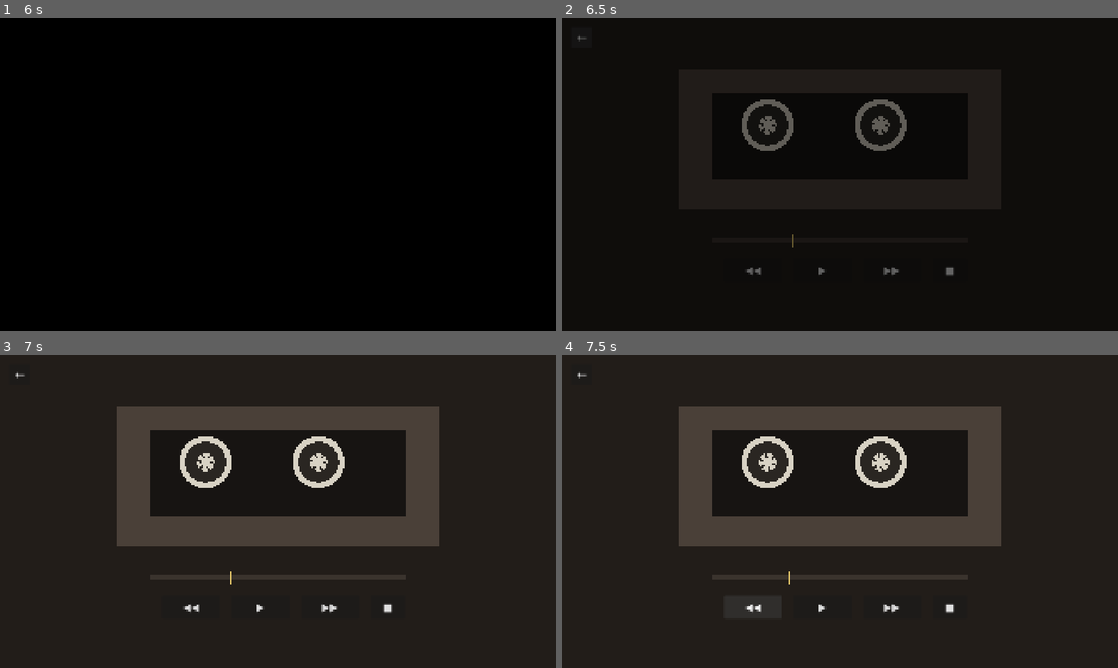
Above: before the commit, frames 1-4 (two rows, left to right).
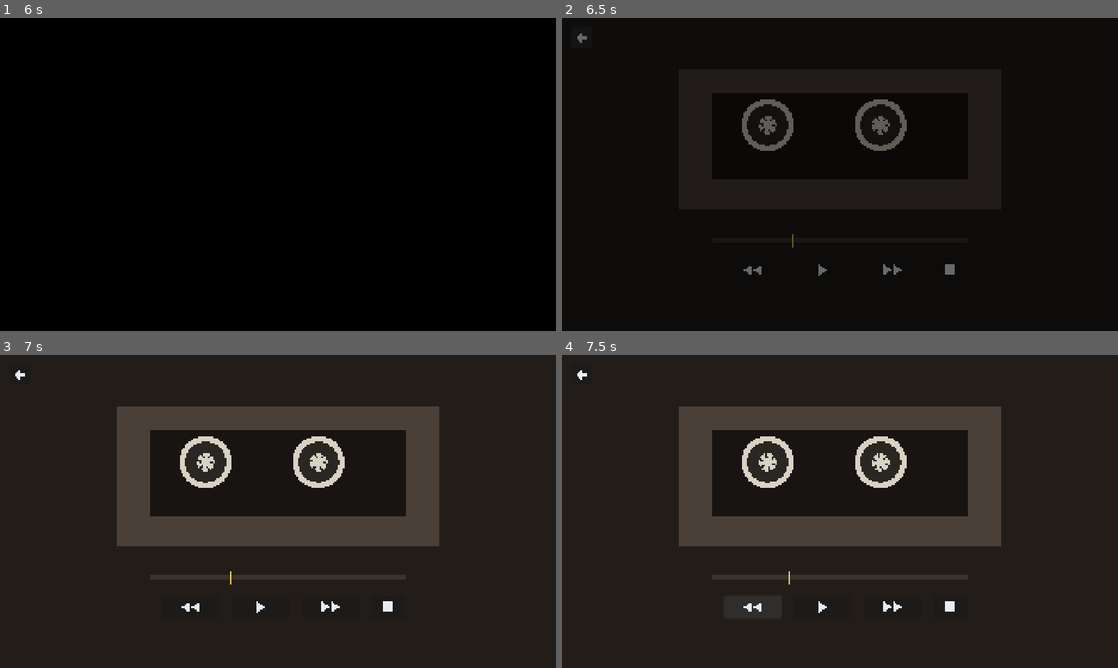
Above: after the commit, the same moments.

Repository: zhr0451/memory
Game: Godot game, scene res://features/minigame_tape/minigame_tape.tscn
The game is run twice, just before and just after one commit, with the same random seed, the same clock (stepped at 60 frames per second) and the same inputs. This scene is started directly instead of the project's main scene.
Inputs (mouse positions are in pixels of both pictures, inside the frame that each line leads up to):
- Up to frame 1 (6 s): click (261, 271) at 0.5 s; click (261, 271) at 1.25 s; click (189, 271) at 2 s, where only the run before the commit has a clickable "◀◀"; click (189, 271) at 2.77 s; click (328, 271) at 3.5 s, where only the run before the commit has a clickable "▶▶"; click (328, 271) at 4.27 s; click (389, 271) at 5 s; click (22, 36) at 5.75 s
- Up to frame 2 (6.5 s): no input
- Up to frame 3 (7 s): click (189, 608) at 6.5 s, where only the run before the commit has a clickable "◀◀"
- Up to frame 4 (7.5 s): click (751, 608) at 7.27 s

Frame 1 is identical in both runs. In frame 2, 0.2% of the frame differs, in the area x 2-71%, y 4-83%; in frame 3, 0.2%; in frame 4, 0.2%.

Commit message:
Draw button icons in code (web font lacks arrows) and lock slideshow clicks on frame entry
Co-Authored-By: Claude Sonnet 5.5 <noreply@anthropic.com>

Diff:
--- a/features/memory_slideshow/view/memory_slideshow_view.gd
+++ b/features/memory_slideshow/view/memory_slideshow_view.gd
@@ -9,6 +9,7 @@
 const ZOOM_TIME := 10.0
 const SWAY_DEGREES := 0.4
 const FADE_TIME := 0.5
+const INPUT_LOCK := 0.7
 
 var _vm: MemorySlideshowViewModel
 var _chapter: int = 0
@@ -56,7 +57,8 @@
 func _gui_input(event: InputEvent) -> void:
 	var button := event as InputEventMouseButton
 	if button != null and button.button_index == MOUSE_BUTTON_LEFT and button.pressed:
-		_vm.next()
+		if _frame_time >= INPUT_LOCK:
+			_vm.next()
 
 
 func _build_caption() -> void:
--- a/features/minigame_clock/view/minigame_clock_view.gd
+++ b/features/minigame_clock/view/minigame_clock_view.gd
@@ -10,10 +10,10 @@
 	_add_rect(Rect2(500, 190, 860, 500), Color("3a3f4b"))
 	_add_rect(Rect2(540, 230, 780, 220), Color("171a16"))
 	_time_label = _add_label("", Rect2(540, 230, 780, 220), 170, Color("c8d3b0"))
-	var hours_up := _add_button("▲", Rect2(600, 490, 180, 70))
-	var hours_down := _add_button("▼", Rect2(600, 580, 180, 70))
-	var minutes_up := _add_button("▲", Rect2(1080, 490, 180, 70))
-	var minutes_down := _add_button("▼", Rect2(1080, 580, 180, 70))
+	var hours_up := _add_glyph_button(GlyphButton.Glyph.UP, Rect2(600, 490, 180, 70))
+	var hours_down := _add_glyph_button(GlyphButton.Glyph.DOWN, Rect2(600, 580, 180, 70))
+	var minutes_up := _add_glyph_button(GlyphButton.Glyph.UP, Rect2(1080, 490, 180, 70))
+	var minutes_down := _add_glyph_button(GlyphButton.Glyph.DOWN, Rect2(1080, 580, 180, 70))
 	_add_label("часы", Rect2(780, 520, 140, 60), 28, Color("aab2c2"))
 	_add_label("мин", Rect2(1260, 520, 100, 60), 28, Color("aab2c2"))
 	var paper := _add_rect(Rect2(1440, 240, 320, 400), Color("efe3c8"))
--- a/features/minigame_tape/view/minigame_tape_view.gd
+++ b/features/minigame_tape/view/minigame_tape_view.gd
@@ -26,10 +26,10 @@
 		add_child(reel)
 		_reels.append(reel)
 	_subtitle = _add_label("", Rect2(400, 590, 1120, 70), 34, Color("f0e6c8"))
-	var rewind := _add_button("◀◀", Rect2(560, 830, 200, 80))
-	var play := _add_button("▶", Rect2(800, 830, 200, 80))
-	var forward := _add_button("▶▶", Rect2(1040, 830, 200, 80))
-	var stop := _add_button("■", Rect2(1280, 830, 120, 80))
+	var rewind := _add_glyph_button(GlyphButton.Glyph.REWIND, Rect2(560, 830, 200, 80))
+	var play := _add_glyph_button(GlyphButton.Glyph.PLAY, Rect2(800, 830, 200, 80))
+	var forward := _add_glyph_button(GlyphButton.Glyph.FORWARD, Rect2(1040, 830, 200, 80))
+	var stop := _add_glyph_button(GlyphButton.Glyph.STOP, Rect2(1280, 830, 120, 80))
 	_add_rect(TRACK, Color("3a332d"))
 	_cursor = _add_rect(Rect2(TRACK.position.x, TRACK.position.y - 12, 6, 42), Color("e6c86a"))
 	for i in MinigameTapeViewModel.FRAGMENTS.size():
--- a/project.godot
+++ b/project.godot
@@ -11,9 +11,9 @@
 [application]
 
 config/name="Memory"
+run/main_scene="res://core/main/main.tscn"
 config/features=PackedStringArray("4.7", "GL Compatibility")
 config/icon="res://icon.svg"
-run/main_scene="res://core/main/main.tscn"
 
 [autoload]
 
@@ -25,7 +25,6 @@
 window/size/viewport_width=1920
 window/size/viewport_height=1080
 window/stretch/mode="canvas_items"
-window/stretch/aspect="keep"
 
 [physics]
 
--- a/shared/minigame/minigame_view.gd
+++ b/shared/minigame/minigame_view.gd
@@ -70,3 +70,9 @@
 	button.add_theme_font_size_override("font_size", font_size)
 	add_child(button)
 	return button
+
+
+func _add_glyph_button(glyph: GlyphButton.Glyph, rect: Rect2) -> GlyphButton:
+	var button := GlyphButton.create(glyph, rect)
+	add_child(button)
+	return button
--- a/shared/ui/back_button.gd
+++ b/shared/ui/back_button.gd
@@ -1,17 +1,14 @@
-class_name BackButton extends Button
+class_name BackButton extends GlyphButton
 ## Стрелка «назад» в углу мини-игры. Если есть ui_back.png, показывается она.
 
 const ICON_PATH := "res://shared/ui/assets/ui_back.png"
 
 
 func _ready() -> void:
+	glyph = Glyph.BACK
 	custom_minimum_size = Vector2(72, 72)
 	size = custom_minimum_size
 	position = Vector2(32, 32)
 	focus_mode = Control.FOCUS_NONE
-	flat = false
 	if ResourceLoader.exists(ICON_PATH):
 		icon = load(ICON_PATH) as Texture2D
-	else:
-		text = "←"
-		add_theme_font_size_override("font_size", 40)
--- /dev/null
+++ b/shared/ui/glyph_button.gd
@@ -0,0 +1,47 @@
+class_name GlyphButton extends Button
+## Кнопка с иконкой, нарисованной кодом: в веб-шрифте нет символов ←▲▼▶■, поэтому текстом их не пишем.
+
+enum Glyph { BACK, UP, DOWN, REWIND, PLAY, FORWARD, STOP }
+
+@export var glyph: Glyph = Glyph.PLAY
+
+const ICON_COLOR := Color("e8ecf2")
+
+
+static func create(p_glyph: Glyph, rect: Rect2) -> GlyphButton:
+	var button := GlyphButton.new()
+	button.glyph = p_glyph
+	button.position = rect.position
+	button.size = rect.size
+	button.focus_mode = Control.FOCUS_NONE
+	return button
+
+
+func _draw() -> void:
+	var c := size * 0.5
+	var u := minf(size.x, size.y) * 0.24
+	match glyph:
+		Glyph.BACK:
+			draw_colored_polygon(PackedVector2Array([c + Vector2(-u, 0), c + Vector2(0, -u), c + Vector2(0, u)]), ICON_COLOR)
+			draw_rect(Rect2(c + Vector2(0, -u * 0.35), Vector2(u, u * 0.7)), ICON_COLOR)
+		Glyph.UP:
+			draw_colored_polygon(PackedVector2Array([c + Vector2(-u, u * 0.6), c + Vector2(u, u * 0.6), c + Vector2(0, -u * 0.8)]), ICON_COLOR)
+		Glyph.DOWN:
+			draw_colored_polygon(PackedVector2Array([c + Vector2(-u, -u * 0.6), c + Vector2(u, -u * 0.6), c + Vector2(0, u * 0.8)]), ICON_COLOR)
+		Glyph.PLAY:
+			_triangle(c, u, 1.0)
+		Glyph.REWIND:
+			_triangle(c + Vector2(-u * 0.9, 0), u, -1.0)
+			_triangle(c + Vector2(u * 0.9, 0), u, -1.0)
+		Glyph.FORWARD:
+			_triangle(c + Vector2(-u * 0.9, 0), u, 1.0)
+			_triangle(c + Vector2(u * 0.9, 0), u, 1.0)
+		Glyph.STOP:
+			draw_rect(Rect2(c - Vector2(u, u) * 0.9, Vector2(u, u) * 1.8), ICON_COLOR)
+
+
+func _triangle(center: Vector2, u: float, direction: float) -> void:
+	draw_colored_polygon(PackedVector2Array([
+		center + Vector2(-u * 0.7 * direction, -u),
+		center + Vector2(-u * 0.7 * direction, u),
+		center + Vector2(u * 0.8 * direction, 0)]), ICON_COLOR)
Not shown, added: shared/ui/glyph_button.gd.uid
Not shown, added: tests/smoke_playthrough.gd.uid
